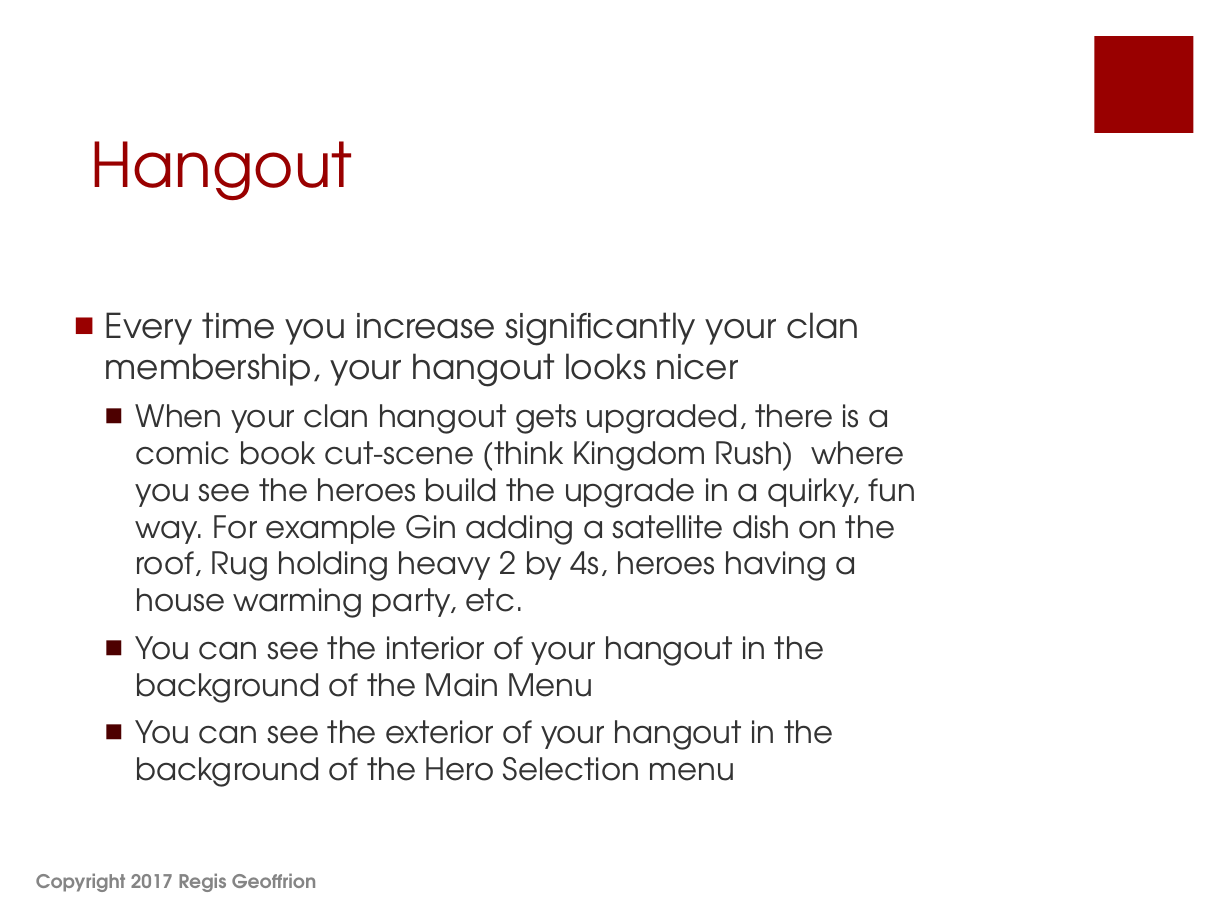
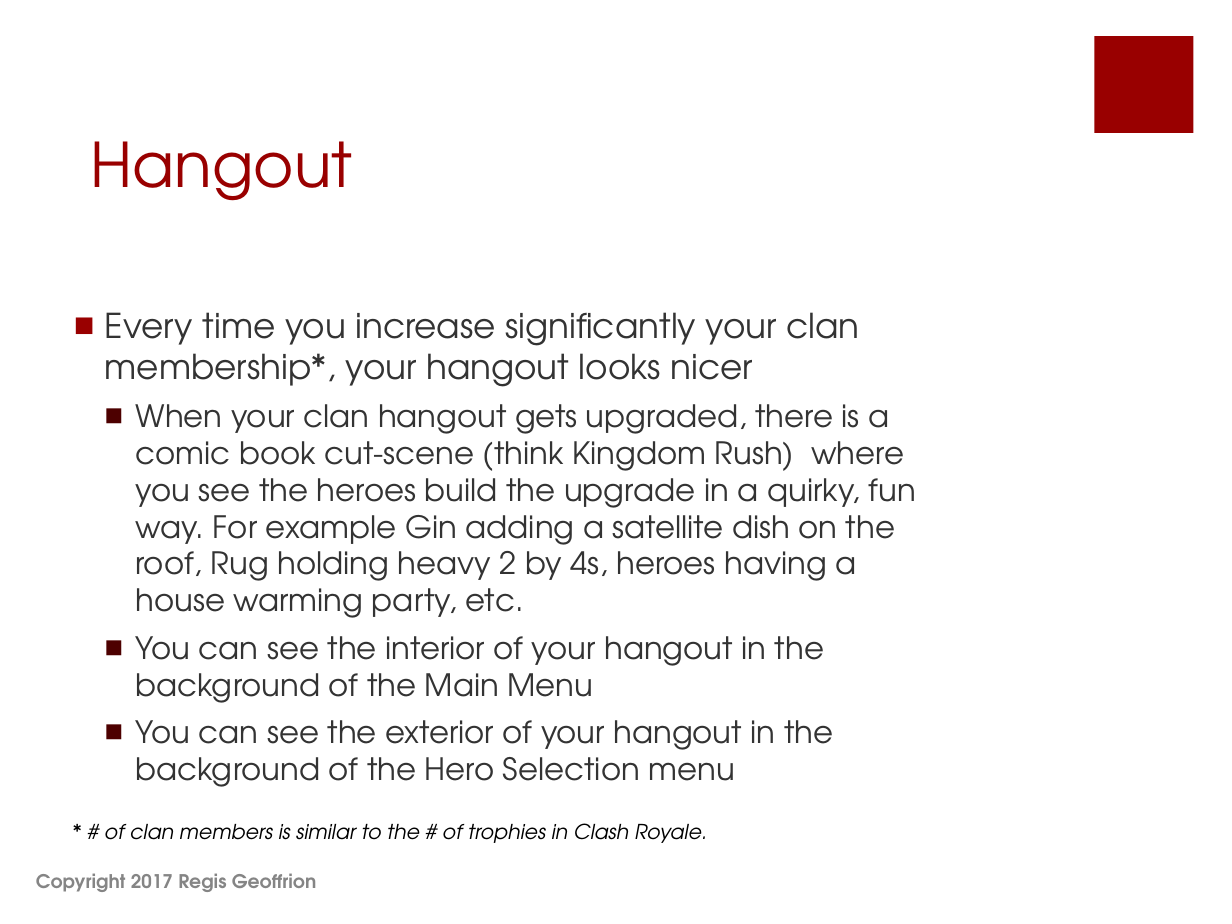
Before and after one commit to shahbazGamedev/Hero-s-Run, a slide deck: slide 14 of Documents/Earth Alone.pptx. Drawn at 1232x924 pixels with LibreOffice and Linux fonts; fonts in the diff are those of the drawing. Boxes give left, top, right and bottom in pixels: in the first picture for what was removed or moved away, otherwise in the second. Text is boxed around its words. In the diff, an @@ line names an element or a change of style, - is before the commit and + after.

```diff
--- a/Documents/Earth Alone.pptx
+++ b/Documents/Earth Alone.pptx
@@ text at (105,312,859,387): text changed @@
-■ Every time you increase significantly your clan membership, your hangout looks nicer
+■ Every time you increase significantly your clan membership*, your hangout looks nicer
@@ text added at (104,823,708,843), 12 pt, text #000000, italic @@
+* # of clan members is similar to the # of trophies in Clash Royale.
```
Also in this commit, not shown: 6 other slides changed.
